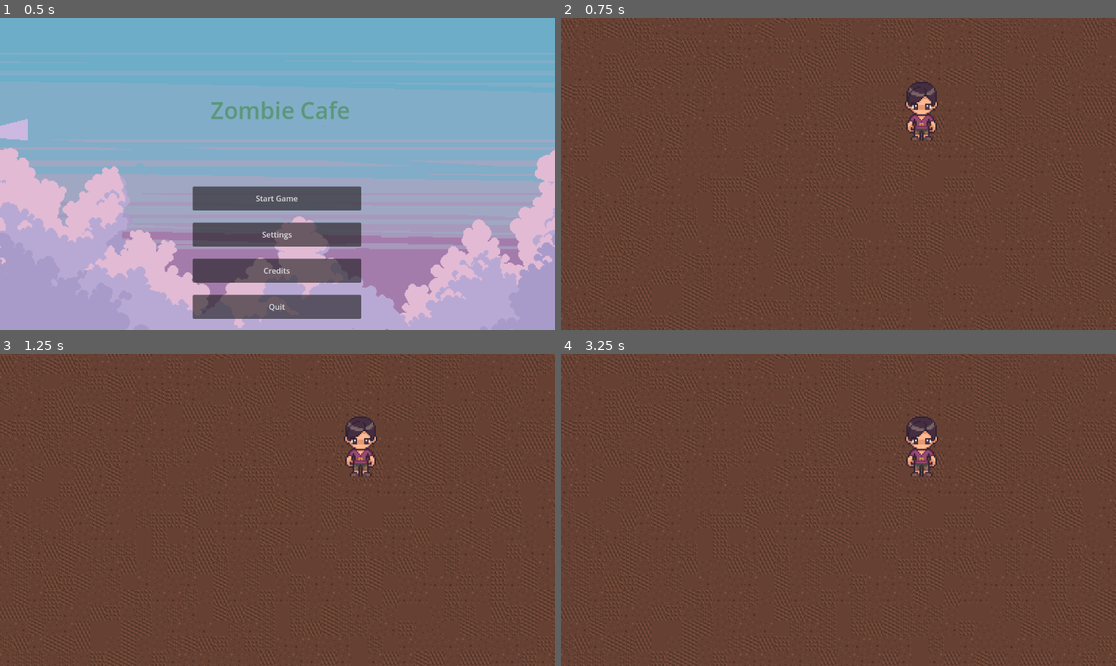
Above: before the commit, frames 1-4 (two rows, left to right).
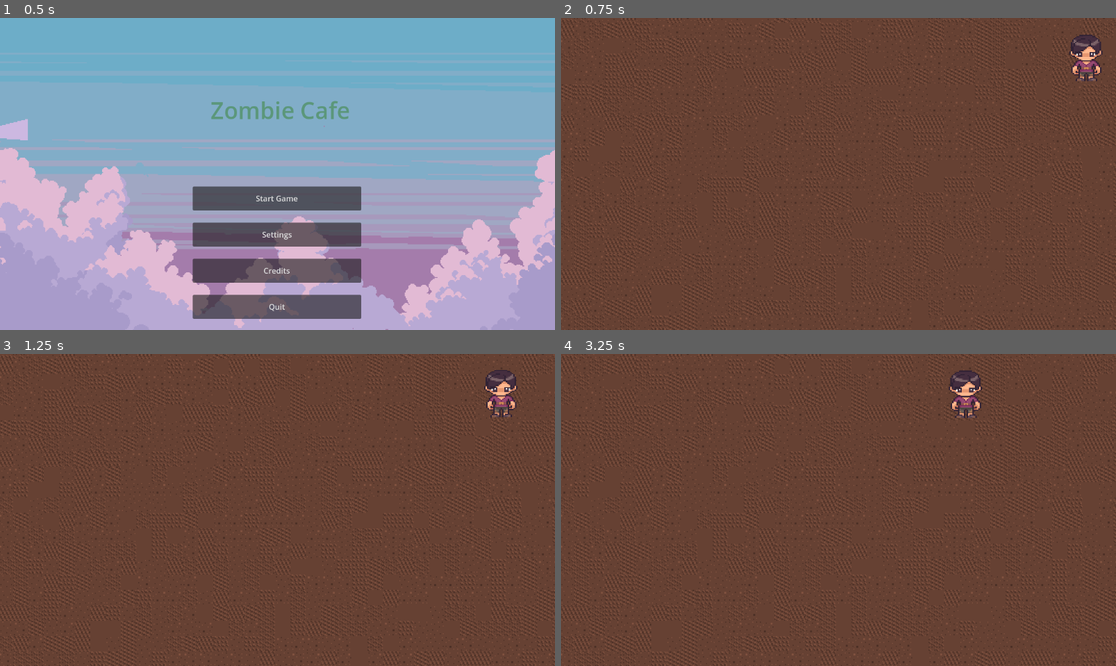
Above: after the commit, the same moments.

Repository: ratgaw/ZombieCafe
Game: Godot game, scene res://Scenes/main_menu.tscn
The game is run twice, just before and just after one commit, with the same random seed, the same clock (stepped at 60 frames per second) and the same inputs.
Inputs:
- Up to frame 1 (0.5 s): no input
- Up to frame 2 (0.75 s): click "Start Game" at 0.5 s
- Up to frame 3 (1.25 s): no input
- Up to frame 4 (3.25 s): no input

Frame 1 is identical in both runs. In frame 2, 1.5% of the frame differs, in the area x 61-98%, y 5-40%; in frame 3, 1.4%; in frame 4, 1.5%.

Commit message:
Character Pathing Trial
Added some simple path code as first trial for customer movement

Diff:
--- a/Main_Menu/Scenes/cafe_game.tscn
+++ b/Main_Menu/Scenes/cafe_game.tscn
@@ -4,7 +4,12 @@
 [ext_resource type="TileSet" uid="uid://bbdk2kw5qsuvl" path="res://Assets/Tiles/cafe_tileset.tres" id="1_aygtp"]
 [ext_resource type="Script" uid="uid://bg45mnn3kevs7" path="res://Scripts/cafe_popup_options.gd" id="3_4wyqv"]
 [ext_resource type="AudioStream" uid="uid://clm416pxlbsle" path="res://Assets/Audio/Game Music.mp3" id="4_4wyqv"]
-[ext_resource type="PackedScene" uid="uid://0j31q5h1ra3y" path="res://Scenes/peasant_1.tscn" id="5_0ja1t"]
+
+[sub_resource type="Curve2D" id="Curve2D_0ja1t"]
+_data = {
+"points": PackedVector2Array(0, 0, 0, 0, 528, -264, 0, 0, 0, 0, -616, -253.97014, 0, 0, 0, 0, -616, 66.98509, 0, 0, 0, 0, -624, 397.97018, 0, 0, 0, 0, -360, 392, 0, 0, 0, 0, -288, 216, -11, 5, 11, -5, -280, 32, 0, 0, 0, 0, -104, 40)
+}
+point_count = 8
 
 [node name="Cafe Game" type="Node2D"]
 script = ExtResource("1_4hync")
@@ -36,7 +41,9 @@
 autoplay = true
 parameters/looping = true
 
-[node name="Peasant1" parent="." instance=ExtResource("5_0ja1t")]
-position = Vector2(171, -69)
+[node name="CustomerPath" type="Path2D" parent="."]
+position = Vector2(0, 18.571419)
+scale = Vector2(1, 0.79761904)
+curve = SubResource("Curve2D_0ja1t")
 
 [connection signal="index_pressed" from="Game Options Menu" to="Game Options Menu" method="_on_index_pressed"]
--- /dev/null
+++ b/Main_Menu/Scenes/peasant_1.gd
@@ -0,0 +1,13 @@
+extends CharacterBody2D
+
+var path_follow = PathFollow2D
+
+func setup(new_path_follow: PathFollow2D):
+	path_follow = new_path_follow
+
+func _process(delta: float) -> void:
+	path_follow.progress += 100*delta
+	path_follow.rotate = false
+
+func timer_end():
+	print(rotation)
--- a/Main_Menu/Scenes/peasant_1.tscn
+++ b/Main_Menu/Scenes/peasant_1.tscn
@@ -1,5 +1,6 @@
-[gd_scene load_steps=11 format=3 uid="uid://0j31q5h1ra3y"]
+[gd_scene load_steps=12 format=3 uid="uid://0j31q5h1ra3y"]
 
+[ext_resource type="Script" uid="uid://clb4cmmt64en2" path="res://Scenes/peasant_1.gd" id="1_8dytm"]
 [ext_resource type="Texture2D" uid="uid://b3u0m1ak1rjre" path="res://Assets/Sprites/Zombie&Villager1_Animations.png" id="1_ig52h"]
 
 [sub_resource type="AtlasTexture" id="AtlasTexture_8dytm"]
@@ -81,6 +82,8 @@
 size = Vector2(44, 97)
 
 [node name="Peasant1" type="CharacterBody2D"]
+rotation = 3.1415927
+script = ExtResource("1_8dytm")
 
 [node name="AnimatedSprite2D" type="AnimatedSprite2D" parent="."]
 position = Vector2(0, -69)
--- a/Main_Menu/Scripts/cafe_game_screen.gd
+++ b/Main_Menu/Scripts/cafe_game_screen.gd
@@ -1,6 +1,14 @@
 extends Node2D
 
 @onready var game_options_menu: PopupMenu = $"Game Options Menu"
+@onready var peasant_scene = preload("res://Scenes/peasant_1.tscn")
+
+func _ready() -> void:
+	var customer_follow = PathFollow2D.new()
+	var peasant = peasant_scene.instantiate()
+	peasant.setup(customer_follow)
+	customer_follow.add_child(peasant)
+	$CustomerPath.add_child(customer_follow)
 
 #Activates popup options menu
 func _input(menu_popup: InputEvent) -> void:
Not shown, added: Main_Menu/Scenes/peasant_1.gd.uid
